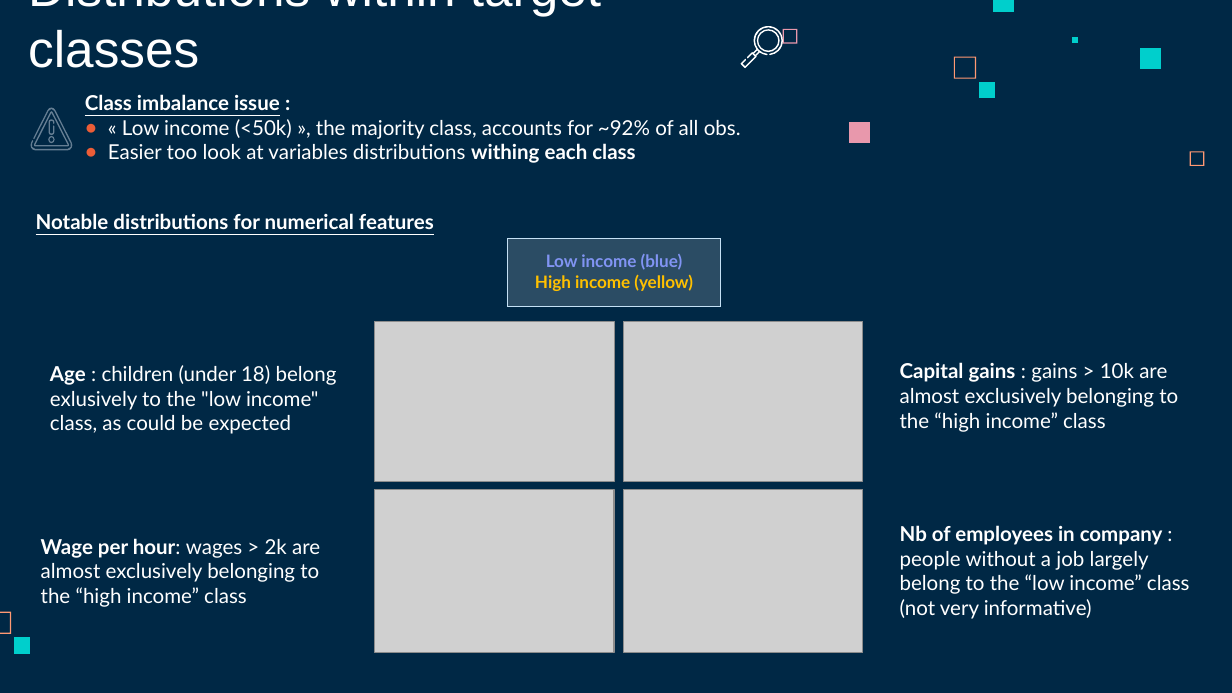
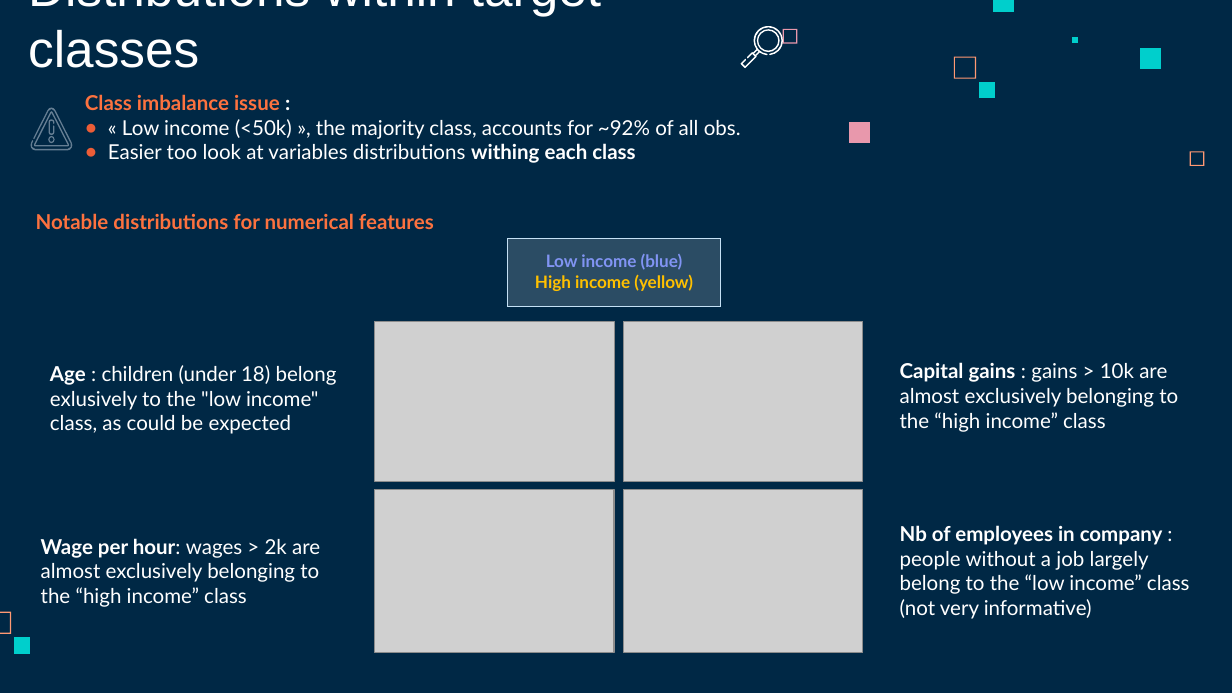
Before and after one commit to jboistard/dataiku_assessment, a slide deck: slide 4 of dataiku_tech_assessment_JBoistard.pptx. Drawn at 1232x693 pixels with LibreOffice and Linux fonts; fonts in the diff are those of the drawing; grey boxes stand for pictures. Boxes give left, top, right and bottom in pixels: in the first picture for what was removed or moved away, otherwise in the second. Text is boxed around its words. In the diff, an @@ line names an element or a change of style, - is before the commit and + after.

```diff
--- a/dataiku_tech_assessment_JBoistard.pptx
+++ b/dataiku_tech_assessment_JBoistard.pptx
@@ text at [85, 94, 280, 110]: text colour #FFFFFF to #FC723F, underline off in "Class imbalance issue" @@
@@ text "Notable distributions for numerical features" at [36, 213, 434, 229]: text colour #FFFFFF to #FC723F, underline off @@
```
Also in this commit, not shown: 4 other slides changed, 2 slides added, 4 slides removed, 1 other file.
